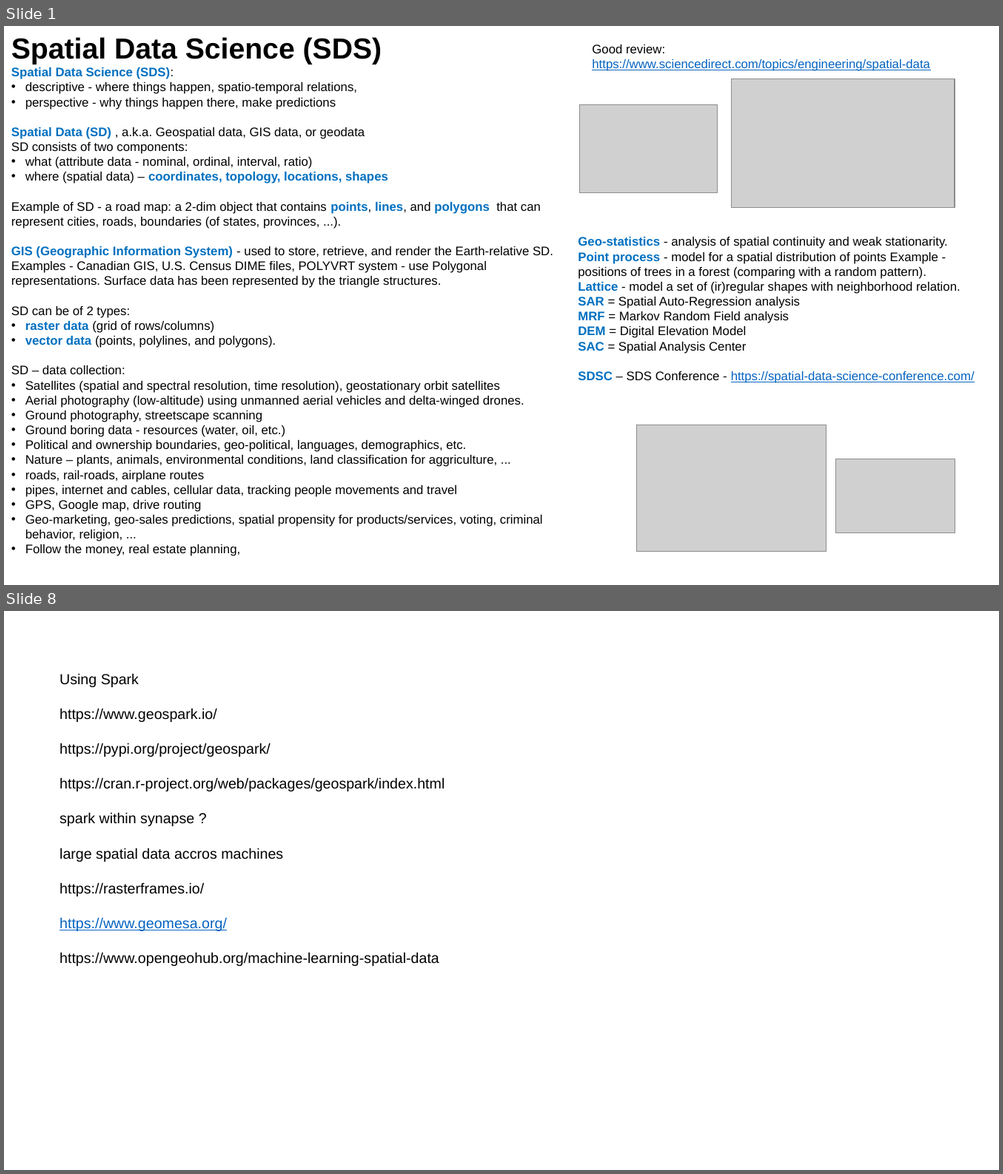
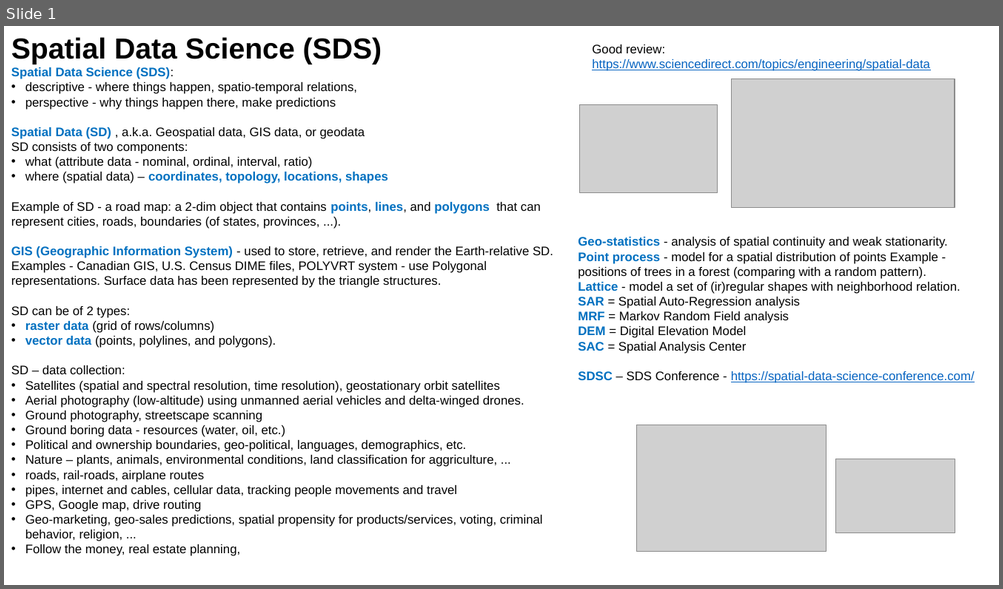
Before and after one commit to lselector/ml_ai_doc, a slide deck: Geo_Spatial.pptx. Shown one above the other, each under a label of ours: slides 1 and 8 before the commit, slide 1 after it; the slides between them are not shown. The pictures are 1003x1174 and 1003x589 pixels, drawn with LibreOffice and Linux fonts; fonts in the diff are those of the drawing; grey boxes stand for pictures. Boxes give left, top, right and bottom in pixels: in the first picture for what was removed or moved away, otherwise in the second. Text is boxed around its words. In the diff, an @@ line names an element or a change of style, - is before the commit and + after.

Commit message:
revised Geo_Spatial

```diff
--- a/Geo_Spatial.pptx
+++ b/Geo_Spatial.pptx
@@ slide 8 removed at [4,611,999,1170], background #FFFFFF @@
@@ text removed at [60,673,444,966] @@
-Using Spark
-https://www.geospark.io/
-https://pypi.org/project/geospark/
-https://cran.r-project.org/web/packages/geospark/index.html
-spark within synapse ?
-large spatial data accros machines
-https://rasterframes.io/
-https://www.geomesa.org/
-https://www.opengeohub.org/machine-learning-spatial-data
```
Also in this commit, not shown: 7 slides changed, 3 slides added, 1 other file.
